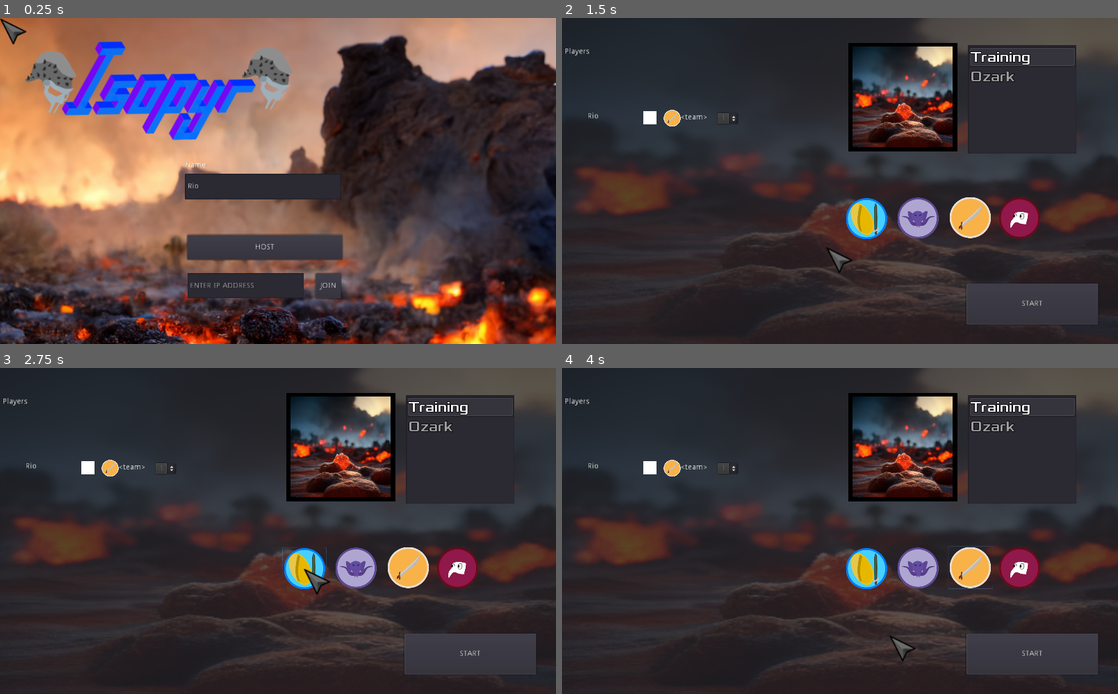
Above: before the commit, frames 1-4 (two rows, left to right).
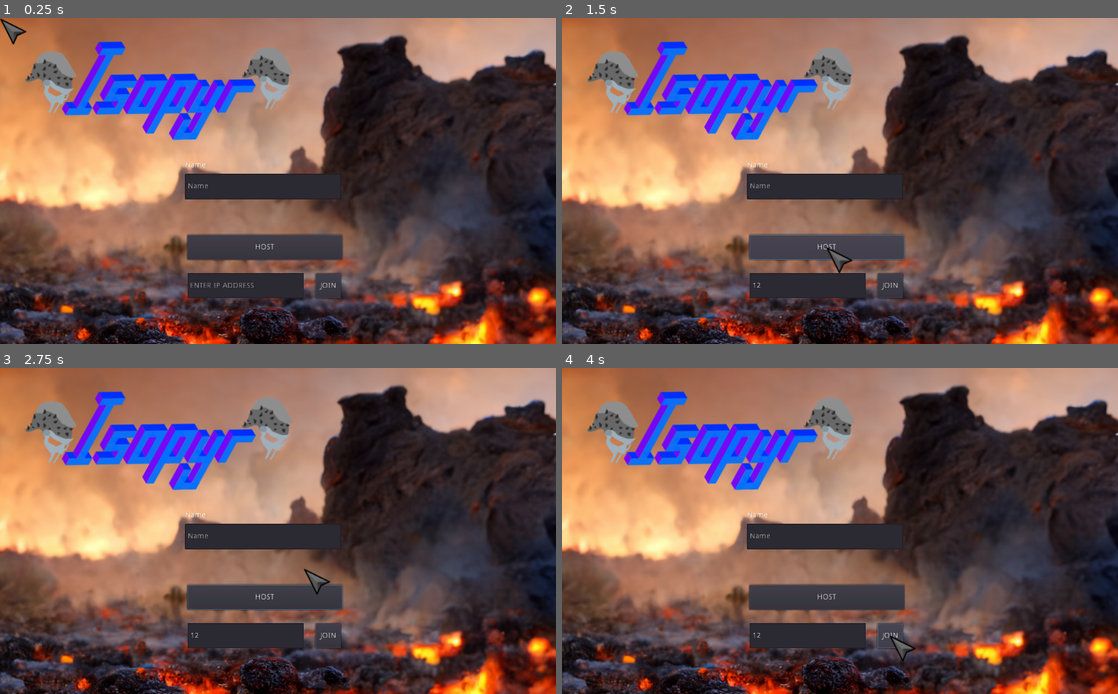
Above: after the commit, the same moments.

Repository: pjheden/isopyr
Game: Godot game, scene res://Start.tscn
Two runs of this game, one before a commit and one after it. Both use one fixed random seed, a clock stepped at 60 frames per second and the inputs below.
Inputs (mouse positions are in pixels of both pictures, inside the frame that each line leads up to):
- Up to frame 1 (0.25 s): no input
- Up to frame 2 (1.5 s): click (806, 285) at 0.52 s; type "12" at 0.6 s; click "HOST" at 1.25 s
- Up to frame 3 (2.75 s): click (305, 570) at 2.02 s
- Up to frame 4 (4 s): click (967, 566) at 2.77 s; click (890, 635) at 3.5 s, where only the run after the commit has a clickable "JOIN"

The runs differ from the first frame. In frame 1, less than 0.1% of the frame differs, in the area x 33-38%, y 50-53%; in frame 2, 77%, in the area x 0-100%, y 0-100%; in frame 3, 77%; in frame 4, 77%.
Error after the commit: Parse Error: The identifier "players_info" isn't declared in the current scope. (res://autoloads/Network.gd:55)

Commit message:
CHANGE move logic to game and fix variable naming

Diff:
--- a/autoloads/Game.gd
+++ b/autoloads/Game.gd
@@ -1,9 +1,12 @@
 extends Node
 
-var player_info = {}
+var game_info = {
+	"current_map": ""
+}
+var players_info = {}
 
 func _process(_delta: float) -> void:
-	if len(player_info) == 0:
+	if len(players_info) == 0:
 		return
 	# Have server check if all players are dead
 	if get_tree().is_network_server():
@@ -12,8 +15,8 @@
 			rpc("lobby")
 
 func all_dead() -> bool:
-	for p in player_info:
-		if player_info[p]["alive"]:
+	for p in players_info:
+		if players_info[p]["alive"]:
 			return false
 	return true
 
@@ -22,19 +25,19 @@
 	dead registers if a player is dead
 	"""
 	print("setting game dead for id ", id)
-	player_info[id]["alive"] = false
+	players_info[id]["alive"] = false
 
-func set_players(p_i) -> void:
-	"""
-	set_players keeps info on all players related to gameplay
-	"""
-	for id in p_i:
-		player_info[id] = {}
-		player_info[id]["name"] = p_i[id]["name"]
-		player_info[id]["color"] = p_i[id]["color"]
-		player_info[id]["hero"] = p_i[id]["hero"]
-		player_info[id]["team"] = p_i[id]["team"]
-		player_info[id]["alive"] = true
+# func set_players(p_i) -> void:
+# 	"""
+# 	set_players keeps info on all players related to gameplay
+# 	"""
+# 	for id in p_i:
+# 		players_info[id] = {}
+# 		players_info[id]["name"] = p_i[id]["name"]
+# 		players_info[id]["color"] = p_i[id]["color"]
+# 		players_info[id]["hero"] = p_i[id]["hero"]
+# 		players_info[id]["team"] = p_i[id]["team"]
+# 		players_info[id]["alive"] = true
 
 ## lobby cleans up the level, players and such and return the visuals to the lobby
 sync func lobby() -> void:
@@ -43,28 +46,28 @@
 	if world:
 		world.get_parent().remove_child(world)
 	# reset player info
-	# player_info = {}
+	# players_info = {}
 	# show lobby
 	Network.lobby.show()
 	Network.lobby.hide_server_browser(get_tree().get_network_unique_id() == 1)
 
 func load_world() -> Node:
 	# Load world
-	var world = load(Network.get_map()).instance()
+	var world = load(game_info.current_map).instance()
 	world.name = "world"
 	get_node("/root").add_child(world)
 
 	return world
 
-func spawn_players(world, spawn_points) -> void:
+func spawn_players(world: Node, spawn_points: Dictionary) -> void:
 	# Get spawns
 	var spawns_node = world.get_node("Spawns")
 
 	for p_id in spawn_points:
 		var spawn_pos = spawns_node.get_child(spawn_points[p_id]).global_position
-		var player = character_scene(player_info[p_id]["hero"]).instance()
+		var player = character_scene(players_info[p_id]["hero"]).instance()
 		player.set_name(str(p_id))
-		player.set_team(player_info[p_id]["team"])
+		player.set_team(players_info[p_id]["team"])
 		player.id = p_id
 		print("setting network master %s" % p_id)
 		player.set_network_master(p_id)
@@ -82,3 +85,18 @@
 		Global.Hero.PLAGUEDOCTOR:
 			return load("res://scenes/characters/player/PlagueDoctor.tscn")
 	assert(true, "Could not match hero with value %s " % hero)
+
+func create_player_info():
+	var d = {}
+	d["name"] = Save.save_data["playerName"]
+	var colors = [Color8(0,0,0), Color8(255,255,255), Color8(255,0,0), Color8(0,255,0), Color8(0,0,255)]
+	d["color"] = colors[randi() % colors.size()]
+	d["hero"] = Global.Hero.PLAGUEDOCTOR
+	d["team"] = Global.Team.TEAM1
+	d["alive"] = true
+
+	# TMP for easier debugging
+	if get_tree().get_network_unique_id() != 1:
+		d["hero"] = Global.Hero.BEDUIN
+		d["team"] = Global.Team.TEAM2
+	return d
--- a/autoloads/Network.gd
+++ b/autoloads/Network.gd
@@ -1,17 +1,13 @@
 extends Node
 
-
 export(int) var PORT = 8080
 
-# info on players
-var players_info = {}
-# info on current player
-var my_id
-# var my_info = {}
+# Keep track of my id, it is used througout the program
+var my_id: int
+
 # keep track of players who finished loading
-var players_done = []
-# What map to start
-var current_map: String
+var players_done_loading = []
+
 # Reference to lobby UI
 var lobby
 
@@ -38,36 +34,20 @@
 	peer.create_server(PORT)
 	get_tree().network_peer = peer
 
-	#my_info["name"] = Save.save_data["playerName"]
 	my_id = 1
-
-	players_info[my_id] = create_player_info()
+	var server_player = Game.create_player_info()
+	Game.players_info[my_id] = server_player
 
 	# Add server player lobby UI here
-	lobby.add_player(0, my_id, players_info[my_id])
+	lobby.add_player(0, my_id, server_player)
 
 func create_client(address: String):
+	Game.players_info[my_id] = Game.create_player_info()
+
 	var peer = NetworkedMultiplayerENet.new()
 	peer.create_client(address, PORT)
 	get_tree().network_peer = peer
-
 	my_id = get_tree().get_network_unique_id()
-
-	players_info[my_id] = create_player_info()
-
-func create_player_info():
-	var d = {}
-	d["name"] = Save.save_data["playerName"]
-	var colors = [Color8(0,0,0), Color8(255,255,255), Color8(255,0,0), Color8(0,255,0), Color8(0,0,255)]
-	d["color"] = colors[randi() % colors.size()]
-	d["hero"] = Global.Hero.PLAGUEDOCTOR
-	d["team"] = Global.Team.TEAM1
-
-	# TMP for easier debugging
-	if get_tree().get_network_unique_id() != 1:
-		d["hero"] = Global.Hero.BEDUIN
-		d["team"] = Global.Team.TEAM2
-	return d
 
 func _player_connected(id):
 	print("player connected: ", id)
@@ -76,11 +56,11 @@
 
 func _player_disconnected(id):
 	print("player disconnected: ", id)
-	players_info.erase(id)
+	Game.players_info.erase(id)
 	# TODO: de-instance player?
 
 func _connected_ok():
-	print("_connected: ", players_info)
+	print("_connected: ", Game.players_info)
 
 func _server_disconnected():
 	pass # Server kicked us; show error and abort.
@@ -90,29 +70,27 @@
 
 remote func set_players_info(pi):
 	print("setting player_info: ", pi)
-	players_info = pi
-	lobby.redraw(players_info)
+	Game.players_info = pi
+	lobby.redraw(Game.players_info)
 
 func share_players_info(id):
 	# Tell the new player who is in the lobby already
-	var pi = players_info.duplicate()
+	var pi = Game.players_info.duplicate()
 	# TODO: test why lobby is not working
 	print("sending following playerinfo to newly joined player with id %s" % id)
 	print(pi)
 	#pi[get_tree().get_network_unique_id()] = my_info
 	rpc_id(id, "set_players_info", pi)
 
-remote func register_player(info):
-	# Get the id of the RPC sender.
-	var id = get_tree().get_rpc_sender_id()
+remote func register_player(id: int, info: Dictionary):
 	# Store the info
-	players_info[id] = info
+	Game.players_info[id] = info
 
 	if get_tree().is_network_server():
 		share_players_info(id)
 
 	# Add new player lobby UI here
-	lobby.add_player(players_info.size(), id, info)
+	lobby.add_player(Game.players_info.size(), id, info)
 
 remote func pre_configure_game(spawn_points):
 	# Hide lobby
@@ -121,21 +99,21 @@
 	# Load world
 	var world = Game.load_world()
 	# set players
-	var pi = players_info.duplicate()
+	#var pi = players_info.duplicate()
 	#pi[get_tree().get_network_unique_id()] = my_info
-	Game.set_players(pi)
+	#Game.set_players(pi)
 
 	# Spawn players
 	Game.spawn_players(world, spawn_points)
 
 	# Tell server (remember, server is always ID=1) that this peer is done pre-configuring.
 	# The server can call get_tree().get_rpc_sender_id() to find out who said they were done.
-	print("players registered ", players_info, players_info.size())
+	print("players registered ", Game.players_info, Game.players_info.size())
 	if not get_tree().is_network_server():
 		rpc_id(1, "done_preconfiguring")
 	# special case when only host is playing
-	if players_info.size() == 0:
-		get_tree().set_pause(false)
+	#if Game.players_info.size() == 0:
+	#	get_tree().set_pause(false)
 
 
 remote func done_preconfiguring():
@@ -143,13 +121,13 @@
 	var who = get_tree().get_rpc_sender_id()
 	# Here are some checks you can do, for example
 	assert(get_tree().is_network_server())
-	assert(who in players_info) # Exists
-	assert(not who in players_done) # Was not added yet
-
-	players_done.append(who)
-
-	print("players_done: ", players_done)
-	if players_done.size() == players_info.size():
+	assert(who in Game.players_info) # Exists
+	assert(not who in players_done_loading) # Was not added yet
+
+	players_done_loading.append(who)
+
+	print("players_done_loading: ", players_done_loading)
+	if players_done_loading.size() == Game.players_info.size():
 		rpc("post_configure_game")
 		post_configure_game()
 
@@ -167,24 +145,18 @@
 	# player_id: spawn point index
 	var spawn_points = {}
 
-	# Create list of indexes for each team
-#	var spawn_points_indexes = []
-#	for team in Global.Team:
-#		spawn_points_indexes.append(0)
-
-	for p in players_info:
-		var player_team_index = players_info[p]["team"]
+	for p in Game.players_info:
+		var player_team_index = Game.players_info[p]["team"]
 		spawn_points[p] = player_team_index
-		#spawn_points_indexes[player_team_index] += 1
 
 	# Call to pre-start game with the spawn points.
 	# TODO: try rpc instead to broadcst to everyone at once?
-	for p in players_info:
+	for p in Game.players_info:
 		if p == my_id:
 			continue
 		rpc_id(p, "pre_configure_game", spawn_points)
 
-	players_done = []
+	players_done_loading = []
 	pre_configure_game(spawn_points)
 
 func broadcast_hero_change(p_id: int, hero: int) -> void:
@@ -193,10 +165,10 @@
 
 ## change_hero changes the selected hero to {hero} for player {p_id}
 remotesync func change_hero(p_id: int, hero: int) -> void:
-	players_info[p_id]["hero"] = hero
+	Game.players_info[p_id]["hero"] = hero
 	var name = "LobbyPlayer-" + str(p_id)
 	var pu = get_node("/root/Server_browser/Lobby/Players/" + name)
-	var txt = Global.get_hero_icon(players_info[p_id]["hero"])
+	var txt = Global.get_hero_icon(Game.players_info[p_id]["hero"])
 	pu.set_icon(txt)
 
 func broadcast_team_change(p_id: int, team: int) -> void:
@@ -205,7 +177,7 @@
 
 ## change_team changes the selected team to {team} for player {p_id}
 remotesync func change_team(p_id: int, team: int) -> void:
-	players_info[p_id]["team"] = team
+	Game.players_info[p_id]["team"] = team
 	var name = "LobbyPlayer-" + str(p_id)
 	var pu = get_node("/root/Server_browser/Lobby/Players/" + name)
 	pu.set_team(team)
@@ -214,19 +186,16 @@
 	print("broadcasting map change %s" % map_name)
 	# Since the server is not yet created when openening the game. RPC wont work and we will not have an initial map
 	# This is a stupid way around that
-	if current_map == "":
-		current_map = "res://scenes/levels/%s.tscn" % map_name
+	if Game.game_info.current_map == "":
+		Game.game_info.current_map = "res://scenes/levels/%s.tscn" % map_name
 	rpc("set_map", map_name)
 
 remotesync func set_map(map_name: String):
-	current_map = "res://scenes/levels/%s.tscn" % map_name
+	Game.game_info.current_map = "res://scenes/levels/%s.tscn" % map_name
 	# update ui also
 	if lobby:
 		lobby.set_map_selection(map_name)
 
-func get_map() -> String:
-	return current_map
-
 func puppet_networked_object_name_index_set(new_value):
 	networked_object_name_index = new_value
 
--- a/scenes/characters/player/Player.gd
+++ b/scenes/characters/player/Player.gd
@@ -47,7 +47,7 @@
 	if is_network_master():
 		Global.player_master = self
 		hud = get_parent().get_parent().get_parent().get_node("HUD")
-		hud.set_name(Game.player_info[int(name)]["name"])
+		hud.set_name(Game.players_info[int(name)]["name"])
 	# Prepare player spells
 	spells(is_network_master())
 	add_to_group("team_%s" % team)
